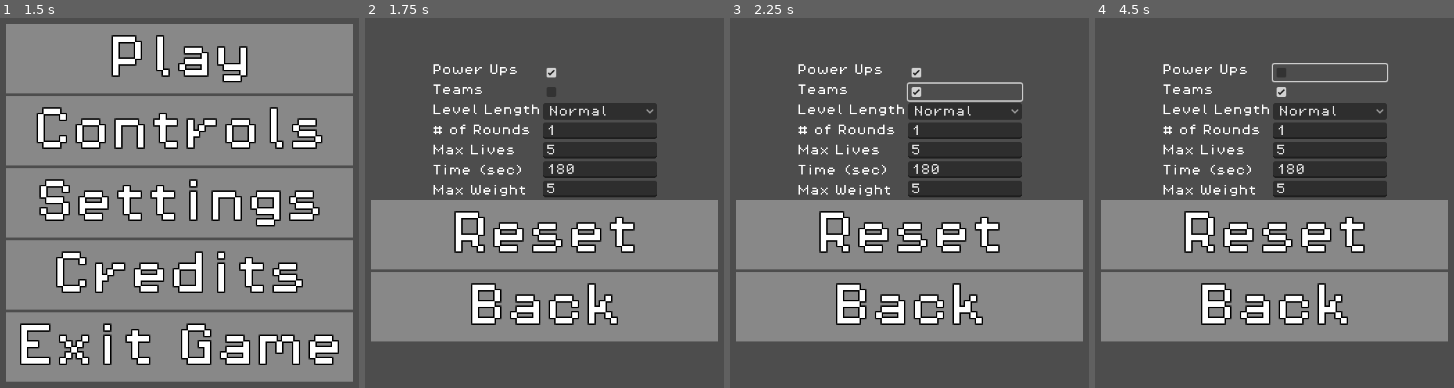
Above: before the commit, frames 1-4 (left to right).
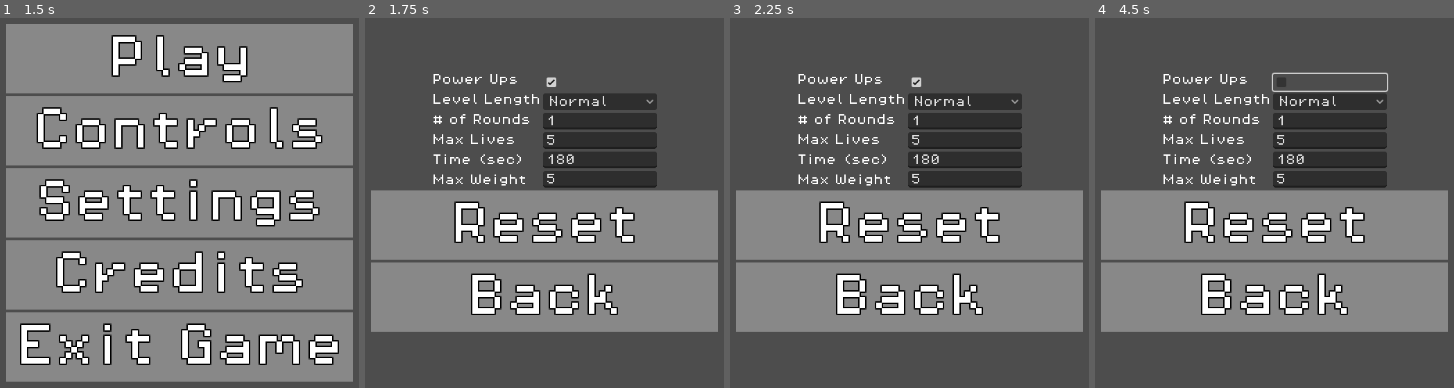
Above: after the commit, the same moments.

Repository: thebigpig905/tsa-game
Game: Godot game, scene res://Scenes/main.tscn
Two runs of this game, one before a commit and one after it. Both use one fixed random seed, a clock stepped at 60 frames per second and the inputs below.
Inputs (mouse positions are in pixels of both pictures, inside the frame that each line leads up to; where the layout moved, square brackets give the same spot in the first picture):
- Up to frame 1 (1.5 s): tap Enter at 0.5 s; move the mouse to (355, 180) at 0.52 s; tap Keypad 0 (0) at 0.6 s; tap B (b) at 0.8, 1.35 s; tap Space at 1.25 s; move the mouse to (17, 225) at 1.27 s
- Up to frame 2 (1.75 s): click (382, 225) at 1.55 s
- Up to frame 3 (2.25 s): click (963, 92) at 2.02 s
- Up to frame 4 (4.5 s): click "Normal" at 2.75 s; click "Normal" at 3.5 s; click (1328, 80) [1328, 73] at 4.25 s

Frame 1 is identical in both runs. In frame 2, 19% of the frame differs, in the area x 1-99%, y 12-88%; in frame 3, 19%; in frame 4, 19%.

Commit message:
removed teams

Diff:
--- a/Scenes/settings.tscn
+++ b/Scenes/settings.tscn
@@ -17,10 +17,6 @@
 [node name="Label" type="Label" parent="HBoxContainer/text"]
 layout_mode = 2
 text = "Power Ups"
-
-[node name="Label2" type="Label" parent="HBoxContainer/text"]
-layout_mode = 2
-text = "Teams"
 
 [node name="Label3" type="Label" parent="HBoxContainer/text"]
 layout_mode = 2
@@ -48,9 +44,6 @@
 [node name="Powers" type="CheckBox" parent="HBoxContainer/VBoxContainer"]
 layout_mode = 2
 button_pressed = true
-
-[node name="Teams" type="CheckBox" parent="HBoxContainer/VBoxContainer"]
-layout_mode = 2
 
 [node name="Level Length" type="OptionButton" parent="HBoxContainer/VBoxContainer"]
 layout_mode = 2
@@ -89,7 +82,6 @@
 expand_to_text_length = true
 
 [connection signal="toggled" from="HBoxContainer/VBoxContainer/Powers" to="." method="_on_powers_toggled"]
-[connection signal="toggled" from="HBoxContainer/VBoxContainer/Teams" to="." method="_on_teams_toggled"]
 [connection signal="item_selected" from="HBoxContainer/VBoxContainer/Level Length" to="." method="_on_level_length_item_selected"]
 [connection signal="text_changed" from="HBoxContainer/VBoxContainer/Rounds" to="." method="_on_rounds_text_changed"]
 [connection signal="text_changed" from="HBoxContainer/VBoxContainer/Max Lives" to="." method="_on_max_lives_text_changed"]
--- a/Scripts/Game/player.gd
+++ b/Scripts/Game/player.gd
@@ -2,7 +2,6 @@
 signal power(type)
 signal damaged
 var held: int = 0
-var specials
 var dir = Vector2(0 , 0)
 var ext =Vector2 (1 , 1)
 var speed = 150
--- a/Scripts/GlobalScripts/Global.gd
+++ b/Scripts/GlobalScripts/Global.gd
@@ -29,8 +29,8 @@
 var switchDef = ["Q" , "O" , "Left" , "Kp 5"]
 var useDef = ["W" , "P" , "Right" , "Kp 6"]
 
-var settings = {"rounds": 1 , "powerups": true , "lives": 5 , "teams": false , "timer": 180 , "weight": 5 , "length": 2}
-var settingsDef = {"rounds": 1 , "powerups": true , "lives": 5 , "teams": false , "timer": 180 , "weight": 5 , "length": 2}
+var settings = {"rounds": 1 , "powerups": true , "lives": 5 , "timer": 180 , "weight": 5 , "length": 2}
+var settingsDef = {"rounds": 1 , "powerups": true , "lives": 5 , "timer": 180 , "weight": 5 , "length": 2}
 
 var screen:Vector2 = DisplayServer.window_get_size()
 
--- a/Scripts/UI/char_select.gd
+++ b/Scripts/UI/char_select.gd
@@ -1,60 +1,50 @@
 extends ColorRect
-signal close(node)
-signal add()
-var playerName: String = ""
-var team: int
-var isin: bool = false
-var editing: bool = false
-var colornum:int
-var plr:int
+signal close(node) #for removing player (node) is the player that is to be removed
+signal add() #for adding player
+var playerName: String = "" #name of player
+var isin: bool = false #for adding a player
+var editing: bool = false #for renaming i think
+var colornum:int #number that controlswhat color it is
+var plr:int #what player the card goes with
 
 # Called when the node enters the scene tree for the first time.
 func _ready() -> void:
-	updateVis()
-	colornum = Global.col[plr]
+	updateVis() #updates layout/visibility
+	colornum = Global.col[plr] #sets the color
 	$MarginContainer/CenterContainer/VBoxContainer/B/HBoxContainer/PlayerCol.color = Global.colors[Global.col[plr]]
 
 func _process(delta: float) -> void:
-	if Input.is_action_just_pressed("clickL"):
-		if isin:
-			if playerName == "":
-				add.emit()
+	if Input.is_action_just_pressed("clickL"): #if click
+		if isin: #and isin
+			if playerName == "": #and the name is empty
+				add.emit() #add player
 
 func updateVis():
-	if playerName != "":
-		$MarginContainer/CenterContainer/VBoxContainer/MarginContainer/Name.text = playerName
-		$MarginContainer/CenterContainer/VBoxContainer/P/PlayerIcon.visible = true
-		$MarginContainer/CenterContainer/VBoxContainer/B/HBoxContainer.visible = true
-		$MarginContainer/CenterContainer/VBoxContainer/Spacer.visible = true
-		$Remove.visible = true
-		$Rename.visible = true
+	if playerName != "": #if the name is not empty
+		$MarginContainer/CenterContainer/VBoxContainer/MarginContainer/Name.text = playerName #set the name text to the name
+		$MarginContainer/CenterContainer/VBoxContainer/P/PlayerIcon.visible = true#player icon should be visible
+		$MarginContainer/CenterContainer/VBoxContainer/B/HBoxContainer.visible = true #color picker
+		$MarginContainer/CenterContainer/VBoxContainer/Spacer.visible = true #the spacer adds a space
+		$Remove.visible = true #the remove player button
+		$Rename.visible = true #the rename player button
 	else:
-		$MarginContainer/CenterContainer/VBoxContainer/P/PlayerIcon.visible = false
+		$MarginContainer/CenterContainer/VBoxContainer/P/PlayerIcon.visible = false #everyhting should be not visible
 		$MarginContainer/CenterContainer/VBoxContainer/B/HBoxContainer.visible = false
 		$MarginContainer/CenterContainer/VBoxContainer/Spacer.visible = false
 		$Remove.visible = false
 		$Rename.visible = false
 
-
-
 func _on_mouse_entered() -> void:
 	isin = true
-
 
 func _on_mouse_exited() -> void:
 	isin = false
 
-
-
-
 func _on_remove_clicked() -> void:
 	close.emit(self)
 
-
 func _on_rename_clicked() -> void:
-	$MarginContainer/CenterContainer/LineEdit.visible = true
-
-
+	$MarginContainer/CenterContainer/LineEdit.visible = true #on rename clicked, make the rename box visible
 
 func _on_line_edit_text_changed(new_text: String) -> void:
 	$MarginContainer/CenterContainer/VBoxContainer/MarginContainer/Name.text = $MarginContainer/CenterContainer/LineEdit.text
--- a/Scripts/UI/settings.gd
+++ b/Scripts/UI/settings.gd
@@ -4,7 +4,6 @@
 
 func _ready() -> void:
 	$HBoxContainer/VBoxContainer/Powers.button_pressed = Global.settings["powerups"]
-	$HBoxContainer/VBoxContainer/Teams.button_pressed = Global.settings["teams"]
 	match Global.settings["length"]:
 		1:
 			$"HBoxContainer/VBoxContainer/Level Length".selected = 0
@@ -27,11 +26,6 @@
 
 func _on_powers_toggled(toggled_on: bool) -> void:
 	Global.settings["powerups"] = toggled_on
-
-
-func _on_teams_toggled(toggled_on: bool) -> void:
-	Global.settings["teams"] = toggled_on
-
 
 func _on_level_length_item_selected(index: int) -> void:
 	match index:
